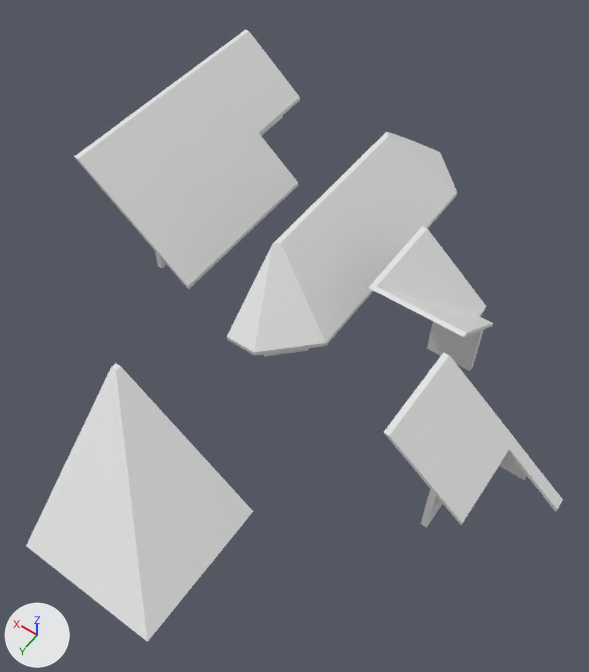
Two versions of the Blender file Assets/Meshes/Roof_parts.blend, one commit apart.
Both versions are drawn from a camera (50 mm lens) standing at (-7.5, 18.0, 27.2) and looking at (4.2, 1.7, 1.6). The lights are fixed; the arrows at lower left show +X, +Y and +Z. Materials are left out; every surface is plain grey.

Before the edit, the objects in view are built like this:
```python
ob_lod_a_roof_plate = bpy.data.objects.new('LOD_A_Roof_plate', me_lod_a_roof_plate)
ob_lod_a_roof_plate.location = (12.0, 1.0, 0.0)
ob_lod_a_roof_plate_corner = bpy.data.objects.new('LOD_A_Roof_plate corner', me_lod_a_roof_plate_corner)
ob_lod_a_roof_plate_corner.location = (3.0, 8.0, 0.0)
ob_roof_around_tower_corner_l = bpy.data.objects.new('Roof_around_tower_corner_L', me_roof_around_tower_corner_l)
ob_roof_around_tower_corner_l.location = (4.0, -6.0, 0.0)
ob_roof_around_tower_corner_r = bpy.data.objects.new('Roof_around_tower_corner_R', me_roof_around_tower_corner_l_001)
ob_roof_around_tower_corner_r.location = (4.25, -2.0, 0.0)
ob_roof_around_tower_plate = bpy.data.objects.new('Roof_around_tower_plate', me_roof_around_tower_plate)
ob_roof_around_tower_plate.location = (4.0, -2.0, 0.0)
ob_roof_corner_inside_tower = bpy.data.objects.new('Roof_corner_inside_tower', me_roof_corner_inside_tower)
ob_roof_corner_inside_tower.location = (-2.0, -2.25, 0.0)
ob_roof_corner_l = bpy.data.objects.new('Roof_corner_L', me_roof_corner_l)
ob_roof_corner_l.location = (-6.0, 1.0, 0.0)
ob_roof_corner_r = bpy.data.objects.new('Roof_corner_R', me_roof_corner_r)
ob_roof_corner_r.location = (12.0, -7.0, 0.0)
```
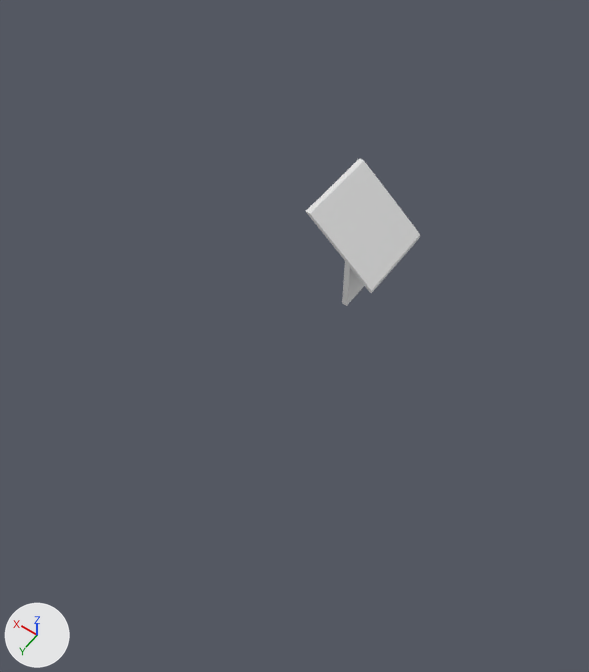
What changed in the scene script:
```text
Change ob_roof_corner_r:
    add ob_roof_corner_r.hide_set(True)
Change ob_roof_corner_l:
    add ob_roof_corner_l.hide_set(True)
Change ob_roof_around_tower_corner_l:
    add ob_roof_around_tower_corner_l.hide_set(True)
Change ob_roof_around_tower_corner_r:
    add ob_roof_around_tower_corner_r.hide_set(True)
Change ob_lod_a_roof_plate:
    add ob_lod_a_roof_plate.hide_set(True)
Change ob_lod_a_roof_plate_corner:
    add ob_lod_a_roof_plate_corner.hide_set(True)  # its collection is switched off
Change ob_roof_corner_inside_tower:
    add ob_roof_corner_inside_tower.hide_set(True)
```

Location of each change, (x1, y1, x2, y2) in pixels of the pictures (589 x 672 px):
'LOD_A_Roof_plate corner', hidden: before (26, 363, 253, 642)
'LOD_A_Roof_plate', hidden: before (74, 68, 292, 289)
'Roof_corner_L', hidden: before (383, 352, 563, 528)
'Roof_around_tower_corner_R', hidden: before (227, 211, 371, 356)
'Roof_corner_inside_tower', hidden: before (368, 226, 493, 371)
'Roof_corner_R', hidden: before (194, 30, 300, 191)
'Roof_around_tower_corner_L', hidden: before (359, 132, 457, 231)
